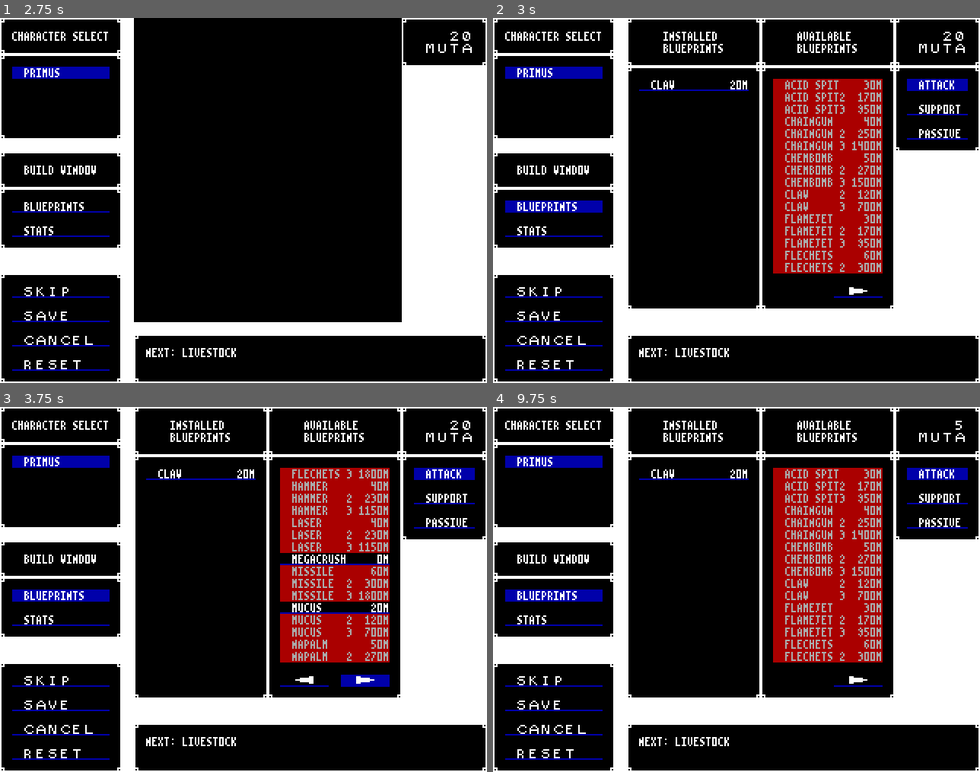
Above: before the commit, frames 1-4 (two rows, left to right).
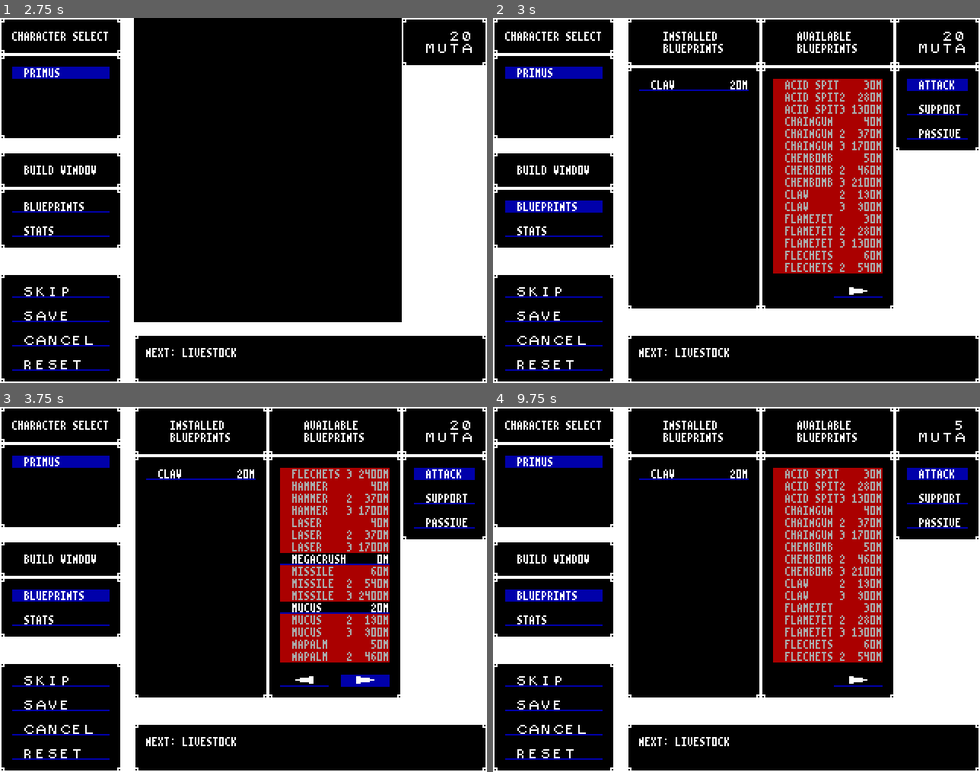
Above: after the commit, the same moments.

Repository: BeamBrain1/Morphose
Game: Godot game, scene res://Scenes/Global/root.tscn
Same seed, same stepped clock (60 frames per second), same inputs: the game is played once before the commit and once after it.
Inputs (mouse positions are in pixels of both pictures, inside the frame that each line leads up to):
- Up to frame 1 (2.75 s): click "SKIP" at 0.5 s; click "SKIP" at 1.25 s; click "PRIMUS" at 2 s
- Up to frame 2 (3 s): click "BLUEPRINTS" at 2.75 s
- Up to frame 3 (3.75 s): click (365, 680) at 3.5 s
- Up to frame 4 (9.75 s): click (794, 680) at 4.25 s; click (858, 680) at 5 s; click "STATS" at 5.75 s; click "+ 1" at 6.5 s; click "-10" at 7.25 s; click "+10" at 8 s; click "- 1" at 8.75 s; click "BLUEPRINTS" at 9.5 s

Frame 1 is identical in both runs. In frame 2, 0.2% of the frame differs, in the area x 73-78%, y 20-70%; in frame 3, 0.2%; in frame 4, 0.2%.

Commit message:
daily update

Diff:
--- a/Scenes/Battle/Combatant.gd
+++ b/Scenes/Battle/Combatant.gd
@@ -539,12 +539,12 @@
 
 	for blueprint_list in [blueprints_attack, blueprints_support]:
 		for blueprint in blueprint_list:
-			if blueprint.tp_cost <= tech_points:
+			if blueprint.getTechPointCost() <= tech_points:
 				result.append(blueprint)
 			else:
 				if blueprint.hasPredecessors():
 					for pred in blueprint.predecessors:
-						if pred.tp_cost <= tech_points:
+						if pred.getTechPointCost() <= tech_points:
 							result.append(pred)
 							break
 
@@ -555,12 +555,12 @@
 	var result: Array[BlueprintAttack] = []
 
 	for blueprint in blueprints_attack:
-		if blueprint.tp_cost <= tech_points:
+		if blueprint.getTechPointCost() <= tech_points:
 			result.append(blueprint)
 		else:
 			if blueprint.hasPredecessors():
 				for pred in blueprint.predecessors:
-					if pred.tp_cost <= tech_points:
+					if pred.getTechPointCost() <= tech_points:
 						result.append(pred)
 						break
 
@@ -579,12 +579,12 @@
 	var result: Array[BlueprintSupport] = []
 
 	for blueprint in blueprints_support:
-		if blueprint.tp_cost <= tech_points:
+		if blueprint.getTechPointCost() <= tech_points:
 			result.append(blueprint)
 		else:
 			if blueprint.hasPredecessors():
 				for pred in blueprint.predecessors:
-					if pred.tp_cost <= tech_points:
+					if pred.getTechPointCost() <= tech_points:
 						result.append(pred)
 						break
 
--- a/Scenes/Battle/UI/blueprint_action_button.gd
+++ b/Scenes/Battle/UI/blueprint_action_button.gd
@@ -18,9 +18,9 @@
 
 func assignBlueprint(blueprint_in, actor_tp: int, check_predecessors: bool = false) -> void:
 	blueprint = blueprint_in
-	text = blueprint.getMenuDisplayName() + "  " + str(blueprint.tp_cost).lpad(3) + " TP "
+	text = blueprint.getMenuDisplayName() + "  " + str(blueprint.getTechPointCost()).lpad(3) + " TP "
 
-	disabled = blueprint_in.tp_cost > actor_tp
+	disabled = blueprint_in.getTechPointCost() > actor_tp
 
 	if check_predecessors:
 		if blueprint_in.hasPredecessors():
--- a/Scenes/CharBuild/UI/CharBuildBlueprintSelector.gd
+++ b/Scenes/CharBuild/UI/CharBuildBlueprintSelector.gd
@@ -77,7 +77,7 @@
 		select_blueprint_button.blueprint = blueprint_list[i]
 		select_blueprint_button.position = INITIAL_BLUEPRINT_BUTTON_POSITION + Vector2(0, NEXT_BLUEPRINT_Y_OFFSET * (i - BLUEPRINTS_PER_PAGE * current_page))
 		if checks_tp_cost:
-			select_blueprint_button.disabled = blueprint_list[i].bio_energy_cost > assigned_party_member.bio_energy
+			select_blueprint_button.disabled = blueprint_list[i].getBioEnergyCost() > assigned_party_member.bio_energy
 		select_blueprint_button.choose_blueprint.connect(blueprintSelected)
 		select_blueprint_button.text = blueprintButtonText(blueprint_list[i])
 
@@ -99,4 +99,4 @@
 
 
 func blueprintButtonText(blueprint) -> String:
-	return " " + blueprint.getMenuDisplayName() + " " + str(blueprint.bio_energy_cost).lpad(MAX_BIO_ENERGY_COST_DIGITS) + "M"
+	return " " + blueprint.getMenuDisplayName() + " " + str(blueprint.getBioEnergyCost()).lpad(MAX_BIO_ENERGY_COST_DIGITS) + "M"
--- a/Scenes/Controllers/ControllerBattle.gd
+++ b/Scenes/Controllers/ControllerBattle.gd
@@ -147,7 +147,7 @@
 
 
 func executeBlueprint(user, blueprint: Blueprint, target) -> void:
-	user.spendTP(blueprint.tp_cost)
+	user.spendTP(blueprint.getTechPointCost())
 	pushCombatantBattleMessages(user)
 
 	if blueprint is BlueprintAttack:
@@ -170,7 +170,7 @@
 
 
 func executeMultitargetBlueprint(user, blueprint: Blueprint, target_list: Array) -> void:
-	user.spendTP(blueprint.tp_cost)
+	user.spendTP(blueprint.getTechPointCost())
 	pushCombatantBattleMessages(user)
 
 	if blueprint is BlueprintAttack:
--- a/Scenes/FileIO/BlueprintLoader.gd
+++ b/Scenes/FileIO/BlueprintLoader.gd
@@ -73,11 +73,11 @@
 	elif key_upper == "TIER":
 		blueprint.tier = int(value)
 		return
-	elif key_upper == "BIO_COST":
-		blueprint.bio_energy_cost = int(value)
-		return
-	elif key_upper == "TP_COST":
-		blueprint.tp_cost = int(value)
+	elif key_upper == "BIO_COST_TRACK":
+		blueprint.bio_cost_track = value.to_upper()
+		return
+	elif key_upper == "TP_COST_TRACK":
+		blueprint.tp_cost_track = value.to_upper()
 		return
 	elif key_upper == "MULTITARGET":
 		blueprint.multitarget = valueIsTrue(blueprint, key, value)
--- a/Scenes/Global/Constructs/Blueprint.gd
+++ b/Scenes/Global/Constructs/Blueprint.gd
@@ -6,17 +6,39 @@
 var tier: int = 1						# Higher tiers are stronger versions of same abilities
 										# Higher tiers of attack/passive abilities also give access
 										#	to their lower-tier versions
-var bio_energy_cost: int = 0			# How much bio-energy a Morphose must spend to install
+var bio_cost_track: String = "X"			# Track for how much bio-energy a Morphose must spend to install
+
 
 var primus_compatible: bool = false		# Determines whether each party member can install it
 var defector_compatible: bool = false
 var scholar_compatible: bool = false
 
-var tp_cost: int = 0			# tech point cost per use
+var tp_cost_track: String = "X"			# Track for tech point cost per use
 var multitarget: bool = false	# If true, affects all eligible targets
 var predecessors: Array = []	# List of predecessor blueprints: lower-tier bluepritns of same name
 var special: String = ""		# Used to assign additional one-off capabilities
 
+# Blueprints are organized into bio cost "tracks." Individual blueprint cost is determined by track letter and tier.
+const BIO_COST_TRACKS: Dictionary = {
+	"X": [0, 0, 0],
+	"A": [20, 190, 900],
+	"B": [30, 280, 1300],
+	"C": [40, 370, 1700],
+	"D": [50, 460, 2100],
+	"E": [60, 540, 2400]
+}
+
+# Determines how much TP it costs to use a given blueprint
+const TP_COST_TRACKS: Dictionary = {
+	"X": [0, 0, 0],
+	"A": [2, 12, 60],
+	"B": [3, 15, 70],
+	"C": [4, 18, 85],
+	"D": [6, 27, 130],
+	"E": [10, 48, 230],
+	"F": [12, 58, 260],
+	"G": [15, 72, 310]
+}
 
 func getDialogDisplayName() -> String:
 	if tier == 1:
@@ -110,3 +132,11 @@
 	elif a.base_display_name == b.base_display_name:
 		return a.tier > b.tier
 	return false
+
+
+func getBioEnergyCost() -> int:
+	return BIO_COST_TRACKS[bio_cost_track.to_upper()][tier-1]
+
+
+func getTechPointCost() -> int:
+	return TP_COST_TRACKS[tp_cost_track.to_upper()][tier-1]
--- a/Scenes/Global/Constructs/EnemyType.gd
+++ b/Scenes/Global/Constructs/EnemyType.gd
@@ -23,13 +23,13 @@
 
 	stat_value *= 6
 
-	return BASE_BIO_ENERGY_REWARD + ceili(float(stat_value + blueprint_value)) / 8
+	return BASE_BIO_ENERGY_REWARD + ceili(float(stat_value + blueprint_value)) * 3 / 8
 
 
 func mostExpensiveBlueprintValue() -> int:
 	var result: int = 0
 	for blueprint in allBlueprints():
-		if blueprint.bio_energy_cost > result:
-			result = blueprint.bio_energy_cost
+		if blueprint.getBioEnergyCost() > result:
+			result = blueprint.getBioEnergyCost()
 
 	return result
--- a/Scenes/Global/Constructs/PartyMember.gd
+++ b/Scenes/Global/Constructs/PartyMember.gd
@@ -149,7 +149,7 @@
 	blueprint_list.sort_custom(Blueprint.sortBlueprintsAscending)
 
 	if not free:
-		bio_energy -= blueprint.bio_energy_cost
+		bio_energy -= blueprint.getBioEnergyCost()
 
 
 func uninstallBlueprint(blueprint) -> void:
@@ -170,7 +170,7 @@
 			break
 
 	if found:
-		bio_energy += blueprint.bio_energy_cost
+		bio_energy += blueprint.getBioEnergyCost()
 	else:
 		push_error("Blueprint not found: " + blueprint.getDialogDisplayName())
 
--- a/Scenes/Global/Tables/EnemyTable.gd
+++ b/Scenes/Global/Tables/EnemyTable.gd
@@ -24,9 +24,9 @@
 
 	current_enemy = EnemyType.new()
 	current_enemy.name = "Worker"
-	current_enemy.hp = 10
+	current_enemy.hp = 8
 	current_enemy.tech_points = 8
-	current_enemy.attack = 2
+	current_enemy.attack = 1
 	current_enemy.defense = 6
 	current_enemy.senses = 4
 	current_enemy.speed = 5
@@ -50,7 +50,7 @@
 	current_enemy.tech_points = 70
 	current_enemy.attack = 8
 	current_enemy.defense = 6
-	current_enemy.senses = 8
+	current_enemy.senses = 5
 	current_enemy.speed = 8
 	current_enemy.installBlueprintByNameAndTier("Claw", 1)
 	current_enemy.installBlueprintByNameAndTier("Hammer", 1)
@@ -61,21 +61,21 @@
 	current_enemy.name = "Darter"
 	current_enemy.hp = 10
 	current_enemy.tech_points = 15
-	current_enemy.attack = 12
+	current_enemy.attack = 10
 	current_enemy.defense = 3
-	current_enemy.senses = 8
+	current_enemy.senses = 6
 	current_enemy.speed = 18
 	current_enemy.installBlueprintByNameAndTier("Chaingun", 1)
 	addEnemyToTable(current_enemy)
 
 	current_enemy = EnemyType.new()
 	current_enemy.name = "Shellon"
-	current_enemy.hp = 25
+	current_enemy.hp = 15
 	current_enemy.tech_points = 10
-	current_enemy.attack = 10
-	current_enemy.defense = 10
-	current_enemy.senses = 5
-	current_enemy.speed = 5
+	current_enemy.attack = 6
+	current_enemy.defense = 10
+	current_enemy.senses = 4
+	current_enemy.speed = 4
 	current_enemy.installBlueprintByNameAndTier("Claw", 1)
 	current_enemy.installBlueprintByNameAndTier("Hammer", 1)
 	current_enemy.installBlueprintByNameAndTier("Mucus", 1)
@@ -108,13 +108,14 @@
 
 	current_enemy = EnemyType.new()
 	current_enemy.name = "Brute"
-	current_enemy.hp = 40
-	current_enemy.tech_points = 20
-	current_enemy.attack = 14
-	current_enemy.defense = 10
+	current_enemy.hp = 30
+	current_enemy.tech_points = 20
+	current_enemy.attack = 12
+	current_enemy.defense = 8
 	current_enemy.senses = 10
 	current_enemy.speed = 8
-	current_enemy.installBlueprintByNameAndTier("Chaingun", 1)
+	current_enemy.installBlueprintByNameAndTier("Claw", 1)
+	current_enemy.installBlueprintByNameAndTier("Hammer", 1)
 	current_enemy.installBlueprintByNameAndTier("ChemBomb", 1)
 	addEnemyToTable(current_enemy)
 
--- a/Scenes/Global/root.gd
+++ b/Scenes/Global/root.gd
@@ -69,9 +69,9 @@
 	var c2: PartyMember = PartyMember.new()
 	c2.name = PartyMember.PARTY_MEMBER_2_NAME
 	c2.hp = 15
-	c2.tech_points = 8
+	c2.tech_points = 10
 	c2.attack = 5
-	c2.defense = 7
+	c2.defense = 8
 	c2.senses = 6
 	c2.speed = 6
 	c2.bio_energy = 20
Not shown, changed: blueprints.dat
